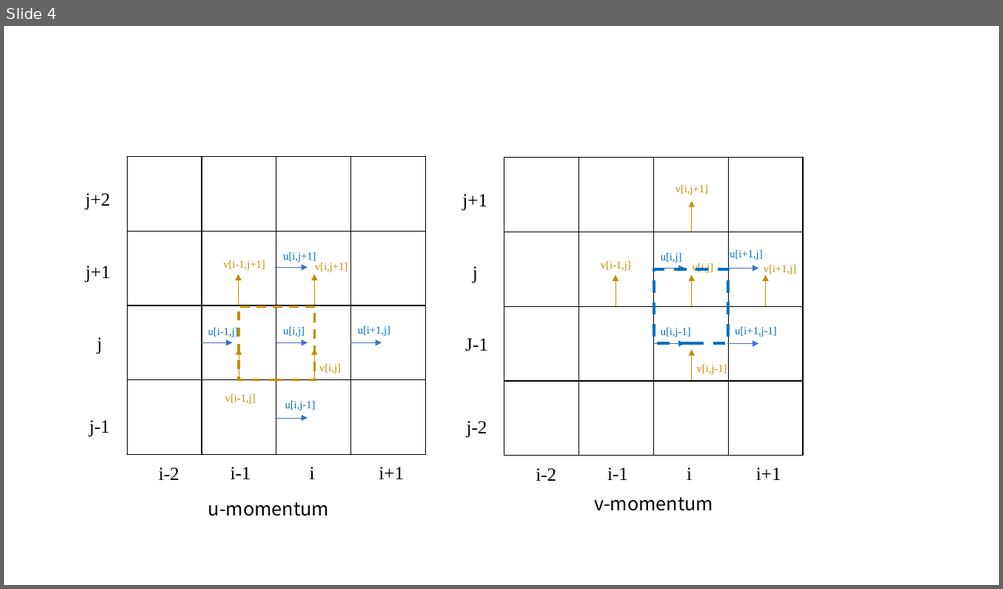
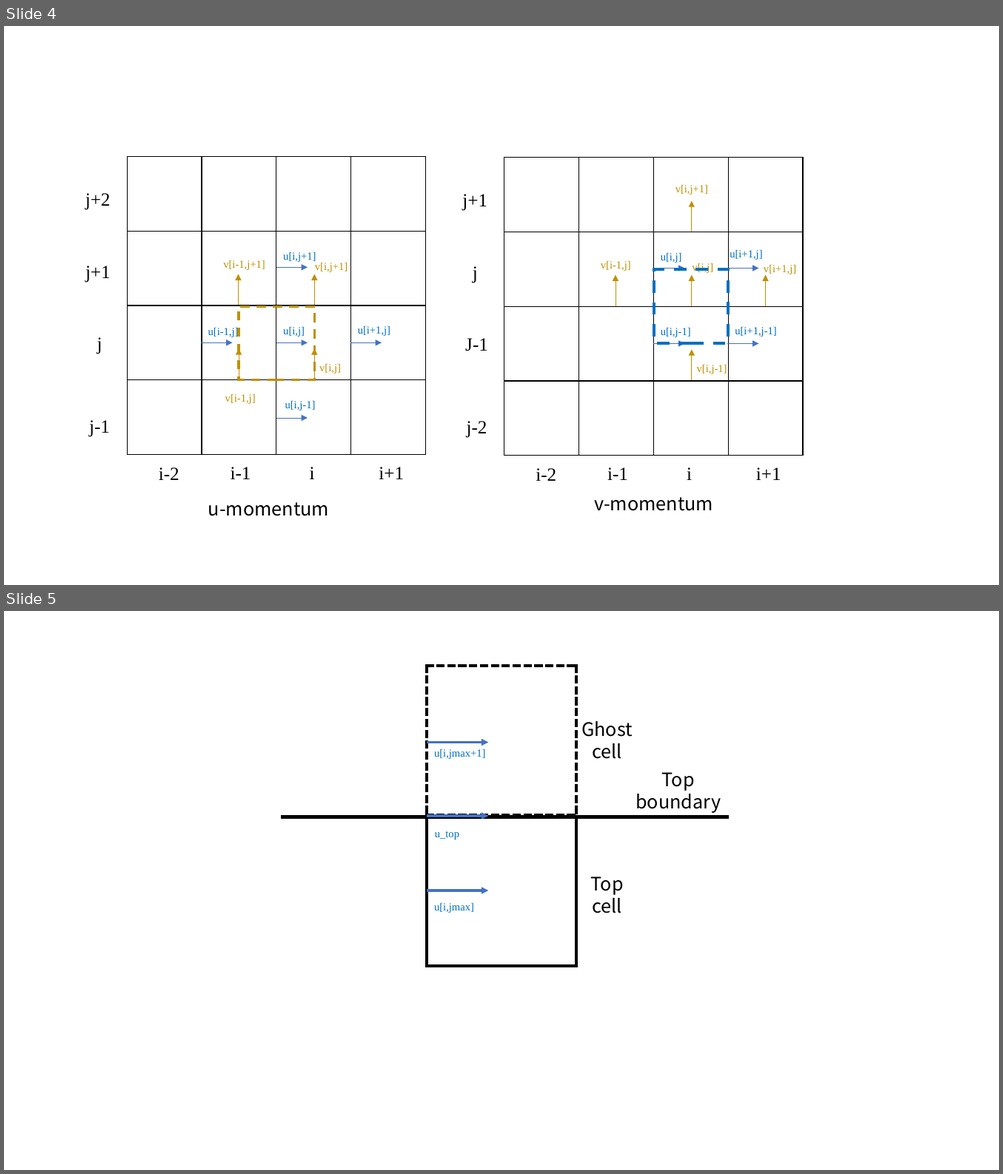
Before and after one commit to lubyant/CS714, a slide deck: project_code/fig.pptx. Shown one above the other, each under a label of ours: slide 4 before the commit, slides 4 and 5 after it. The pictures are 1003x589 and 1003x1174 pixels, drawn with LibreOffice and Linux fonts; fonts in the diff are those of the drawing. Boxes give left, top, right and bottom in pixels: in the first picture for what was removed or moved away, otherwise in the second. Text is boxed around its words. In the diff, an @@ line names an element or a change of style, - is before the commit and + after.

```diff
--- a/project_code/fig.pptx
+++ b/project_code/fig.pptx
@@ slide 5 added at [4,611,999,1170], background #FFFFFF @@
@@ table added at [427,667,576,815], 1 rows, 1 columns @@
+
@@ text added at [581,721,632,759], 18 pt, text #000000 @@
+Ghost
+cell
@@ arrow added from (427, 742) to (488, 742), #4472C4 2.25 pt @@
@@ text added at [434,749,485,759], 10.5 pt, text #0070C0 @@
+u[i,jmax+1]
@@ text added at [635,772,720,813], 18 pt, text #000000 @@
+Top
+boundary
@@ line added from (281, 817) to (728, 817), #000000 3 pt @@
@@ table added at [427,817,576,966], 1 rows, 1 columns @@
+
@@ arrow added from (427, 816) to (488, 816), #4472C4 2.25 pt @@
@@ text added at [435,832,459,840], 10.5 pt, text #0070C0 @@
+u_top
@@ text added at [591,877,623,914], 18 pt, text #000000 @@
+Top
+cell
@@ arrow added from (427, 891) to (488, 891), #4472C4 2.25 pt @@
@@ text added at [434,903,474,913], 10.5 pt, text #0070C0 @@
+u[i,jmax]
```
Also in this commit, not shown: 1 slide changed, 3 other slides added, 9 other files.
